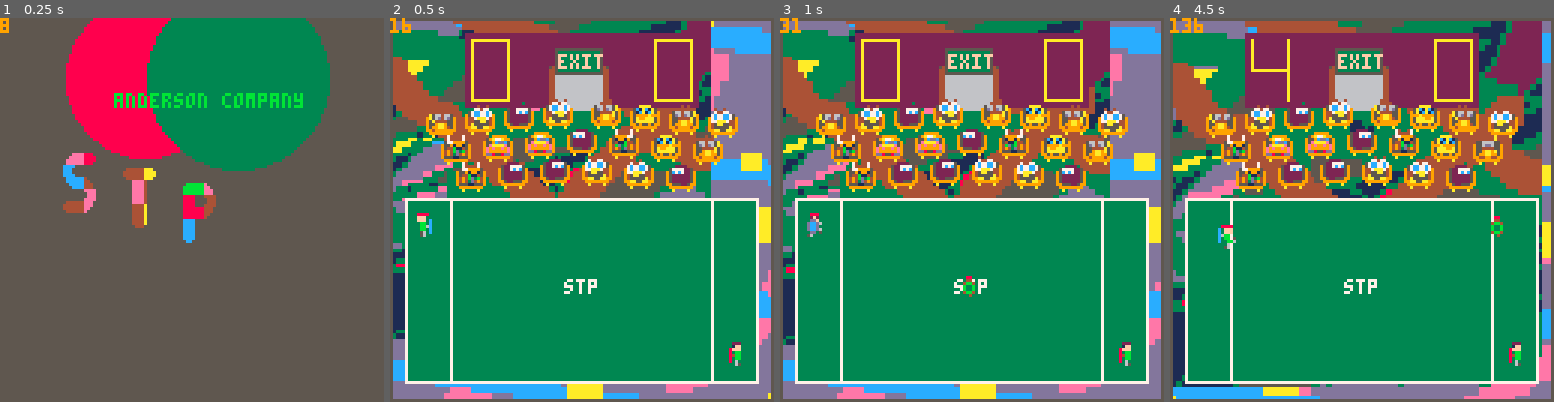
Above: before the commit, frames 1-4 (left to right).
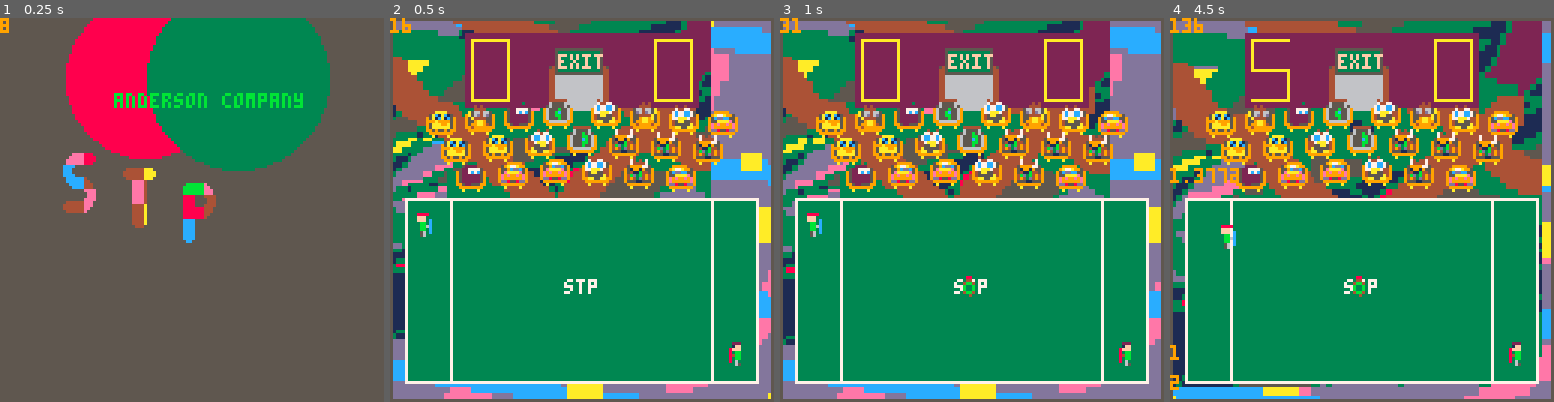
Above: after the commit, the same moments.

Repository: topromulan/STP4
Game: PICO-8 cartridge stp4.p8
Two runs of this game, one before a commit and one after it. Both use one fixed random seed, a clock stepped at 60 frames per second and the inputs below.
Inputs:
- Up to frame 1 (0.25 s): no input
- Up to frame 2 (0.5 s): tap X (X key) at 0.33 s
- Up to frame 3 (1 s): tap O (Z key) at 0.7 s
- Up to frame 4 (4.5 s): tap X (X key) at 1.07, 1.85, 2.97, 4.08 s; hold Right 1.6-2.1 s; tap O (Z key) every 0.4 s from 1.7 to 4.1 s; hold Up 2.15-2.42 s; hold Right 2.47-3.03 s; hold Left 3.08-3.58 s; hold Down 3.63-3.97 s; hold Right from 4.02 s (still down)

Frame 1 is identical in both runs. In frame 2, 5.1% of the frame differs, in the area x 10-90%, y 21-44%; in frame 3, 5.3%; in frame 4, 6.3%, in the area x 0-90%, y 5-97%.

Commit message:
1/15 version just added service wind-up

Diff:
--- a/stp4.p8
+++ b/stp4.p8
@@ -95,15 +95,21 @@
  players[1].sprites = {9,25,41,57,56,55,54}
  players[2].sprites = {10,26,42,58,59,60,61}
 
- players[1].score = 0
- players[2].score = 0
- players[1].holding = false
- players[2].holding = false
+ players[1].score=0
+ players[2].score=0
+ players[1].holding=false
+ players[2].holding=false
+ players[1].winding_up=false
+ players[2].winding_up=false
+ players[1].serve_power=1
+ players[2].serve_power=1
+ players[1].winding_dir=1
+ players[2].winding_dir=1
 
  stadium.field={}
  stadium.display={}
 
- stadium.fans={80,81,82,84,85,86}
+ stadium.fans={80,81,82,83,84,85,86}
  stadium.audience={}
 
 -- stadium.seats={
@@ -179,23 +185,75 @@
 
 function player_service(num)
  if(oddball.upforgrabs and cycles>oddball.service_time+25+rnd(3.2) and not players[num].dancing) then
+  --move it into player's hands
   oddball.upforgrabs=false
   oddball.dx=0 oddball.dy=0
   players[num].holding=true
  elseif(players[num].holding) then
-  players[num].holding=false
-  oddball.dx=-1*(-3+2*num)*(1+rnd(1.5))
-  sfx(1+num) sfx(4)
+  if(btn(4,num-1)) then
+   --still winding up
+   players[num].winding_up=true
+   player_windup(num)
+  else
+   --let it fly
+   players[num].holding=false
+   players[num].winding_up=false
+--   oddball.dx=-1*(-3+2*num)*(1+rnd(1.5))
+   oddball.dx=-1*(-3+2*num)*(1+rnd(0.5)+players[num].serve_power/10)
+   sfx(1+num) sfx(4)
+   debug1=oddball.dx
+  end
  else
---  sfx(5) sfx(6) sfx(7)
-  --do something silly
---  set_player_sprite(num,players[num].sprites[6])
-  if(abs(oddball.x-players[num].x)>15) then
+  --dance unless within serving range
+  -- or already dancing
+  if(abs(oddball.x-players[num].x)>15 and not oddball.upforgrabs
+    and not players[num].dancing) then
    players[num].dancing=true
+   sfx(10) sfx(11)
   end
  end
  set_player_pose(num,3)
 end
+
+function player_windup(num)
+ if(players[num].serve_power==nil) then players[num].serve_power=1 end
+
+ players[num].serve_power+=players[num].winding_dir
+
+ if(players[num].serve_power>10) then
+  players[num].serve_power=10
+  players[num].winding_dir=-3
+ elseif(players[num].serve_power<1) then
+  players[num].serve_power=1
+  players[num].winding_dir=0.5
+ end
+
+ debug3=players[num].winding_dir
+ debug4=players[num].serve_power
+end
+
+function draw_windup()
+ local draw_it,num
+ if(players[1].winding_up) then
+  draw_it=true num=1
+ elseif(players[2].winding_up) then
+  draw_it=true num=2
+ else
+  draw_it=false
+ end
+ if(draw_it) then
+  local x1,y1,x2,y2,middle,width
+  middle=0.5*(stadium.field.left+stadium.field.right)
+  width=10
+  x1=middle-width/2 x2=middle+width/2
+  y1=stadium.field.bottom+1 y2=127
+  meter_right=x1+(width-1)*(players[num].serve_power/10)
+  rect(x1,y1,x2,y2,15)
+  rectfill(x1+1,y1+1,x2-1,y2-1,14)
+  rectfill(x1+1,y1+1,meter_right,y2-1,8)
+ end
+end
+
 
 function game_update()
  if(players[1].score==9) then
@@ -218,7 +276,7 @@
   if(btn(3,p-1)) then players[p].y+=1 players[p].moving=true end
 --  if(moving) then players[p].sprite=players[p].sprites[1+flr(rnd(2))] end
   if(players[p].moving) then set_player_pose(p,1+flr(rnd(2))) end
-  if(btnp(4,p-1)) then player_service(p) end
+  if(btn(4,p-1) or players[p].winding_up) then player_service(p) end
 --  if(btnp(5,p-1)) then players[p].score+=1 end
   if(btnp(5,p-1)) then players[p].score+=1 end
  end
@@ -245,14 +303,14 @@
   --check for paddle impact
   local shieldhity1=players[approaching_player].y-5
   local shieldhity2=players[approaching_player].y+7
-  offset=oddball.y-shieldhity1
+  offset=flr(0.5+oddball.y-shieldhity1)
   if(oddball.y>=shieldhity1 and oddball.y<=shieldhity2) then
    if(not players[approaching_player].dancing) then
     --collision
     oddball.dx*=-1
     if(offset<2.1) then oddball.dy-=2
     elseif(offset<4.1) then oddball.dy-=0.25 oddball.dy*=1.2
-    elseif(offset<8) then oddball.dy*=0.5 oddball.dy+=-0.1+rnd(0.2)
+    elseif(offset<8) then oddball.dy*=0.5 oddball.dy+=-0.2+rnd(0.4)
     elseif(offset<10) then oddball.dy+=0.25 oddball.dy*=1.2
     else
      oddball.dy+=2
@@ -262,8 +320,8 @@
     sfx(8) sfx(9)
    end
 
---   debug3=offset
---   debug4=slope
+   debug3=offset
+   debug4=slope
 
    if(slope>0.15 or offset>9.9) then
     set_player_pose(approaching_player,5)
@@ -341,6 +399,7 @@
  draw_player(1)
  draw_player(2)
  draw_oddball()
+ draw_windup()
 end
 
 
@@ -373,7 +432,7 @@
   if(cycles-players[num].started_dancing<9) then
    set_player_pose(num,6)
    players[num].stagger_effect=nil
-  elseif(cycles-players[num].started_dancing<16) then
+  elseif(cycles-players[num].started_dancing<25) then
    players[num].stagger_effect=nil
    set_player_pose(num,7)
    players[num].stagger_effect=8
@@ -500,14 +559,13 @@
   local seatx=stadium.seats[seat][1]
   local seaty=stadium.seats[seat][2]
   spr(6,seatx,seaty,2,2)
-  --put an audience member in
-  -- each seat, facing the ball
+  --draw each audience member in
+  -- their seat, facing the ball
   local fan_sprite=stadium.audience[seat]
   if(oddball.x < seatx+6) then fan_sprite-=16 end
   if(oddball.x > seatx+10) then fan_sprite+=16 end
   spr(fan_sprite,seatx+4,seaty+3)
  end
-
 end
 
 function player_wins(num)
Not shown, changed: 24 lines of the sprite sheet (__gfx__) section of stp4.p8
Not shown, changed: the sound effects (__sfx__) section of stp4.p8
